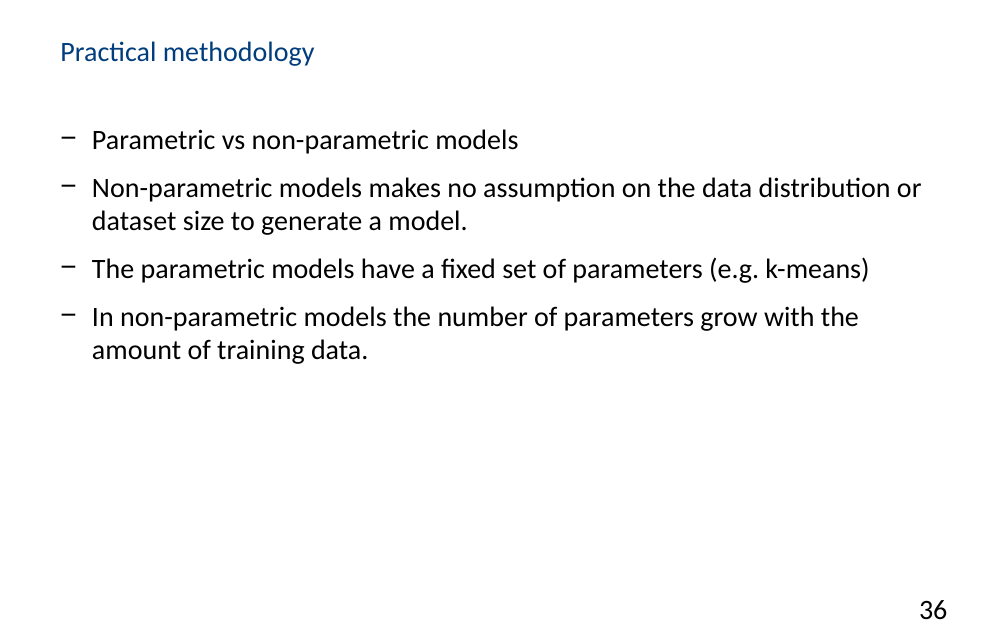
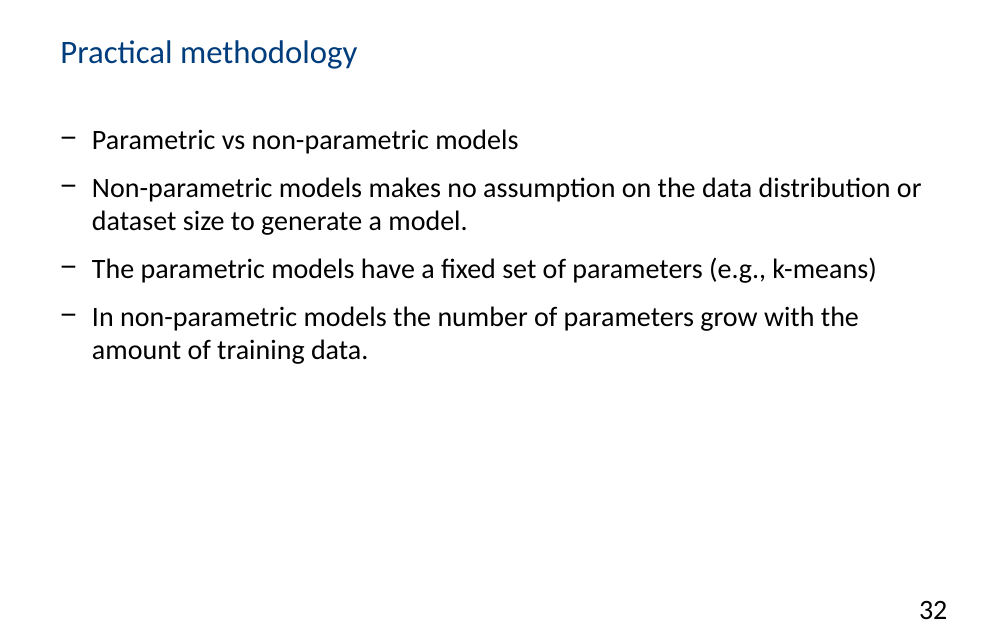
Before and after one commit to PBarnaghi/ML4NS, a slide deck: slide 32 of 02- Regression models and linear prediction/ML4NuerScience_Linear_models.pptx (slide 36 before the commit). Drawn at 1008x630 pixels with LibreOffice and Linux fonts; fonts in the diff are those of the drawing; background and template pictures are left out. Boxes give left, top, right and bottom in pixels: in the first picture for what was removed or moved away, otherwise in the second. Text is boxed around its words. In the diff, an @@ line names an element or a change of style, - is before the commit and + after.

```diff
--- a/02- Regression models and linear prediction/ML4NuerScience_Linear_models.pptx
+++ b/02- Regression models and linear prediction/ML4NuerScience_Linear_models.pptx
@@ title "Practical methodology" at [60, 40, 357, 69]: size 20 to 23.3 pt @@
@@ text at [92, 257, 876, 283]: text changed @@
-− The parametric models have a fixed set of parameters (e.g. k-means)
+− The parametric models have a fixed set of parameters (e.g., k-means)
@@ page number at [919, 600, 947, 620]: text changed @@
-36
+32
```
Also in this commit, not shown: 13 other slides changed, 2 slides added, 1 slide removed, 1 other file.
